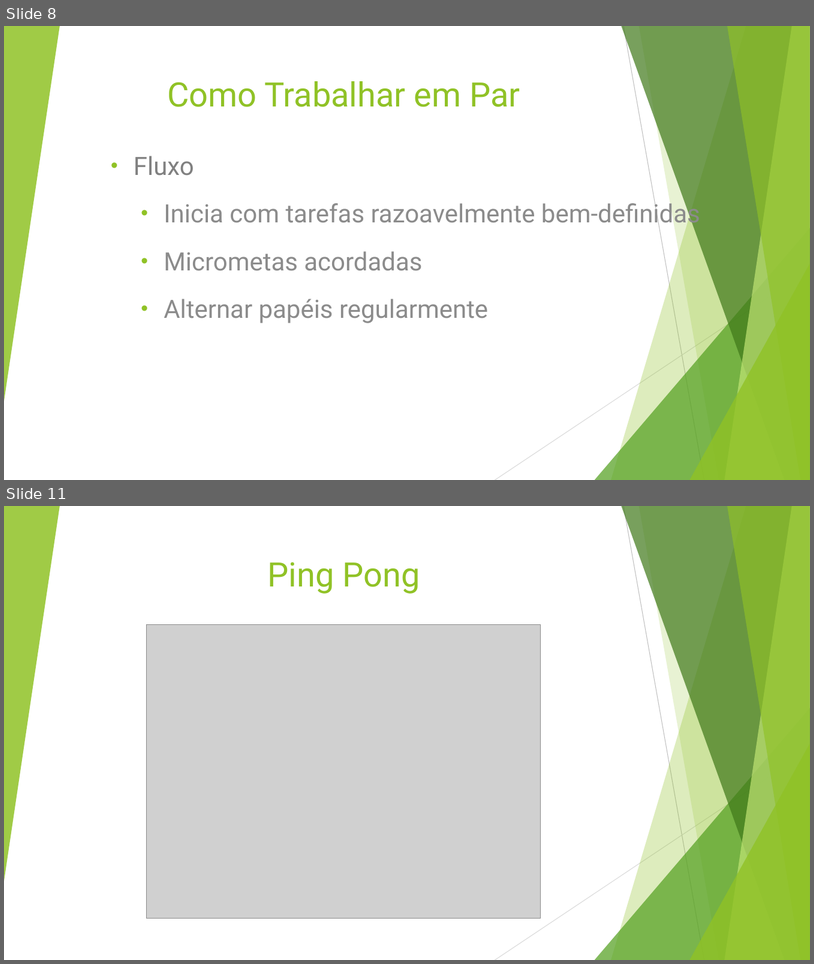
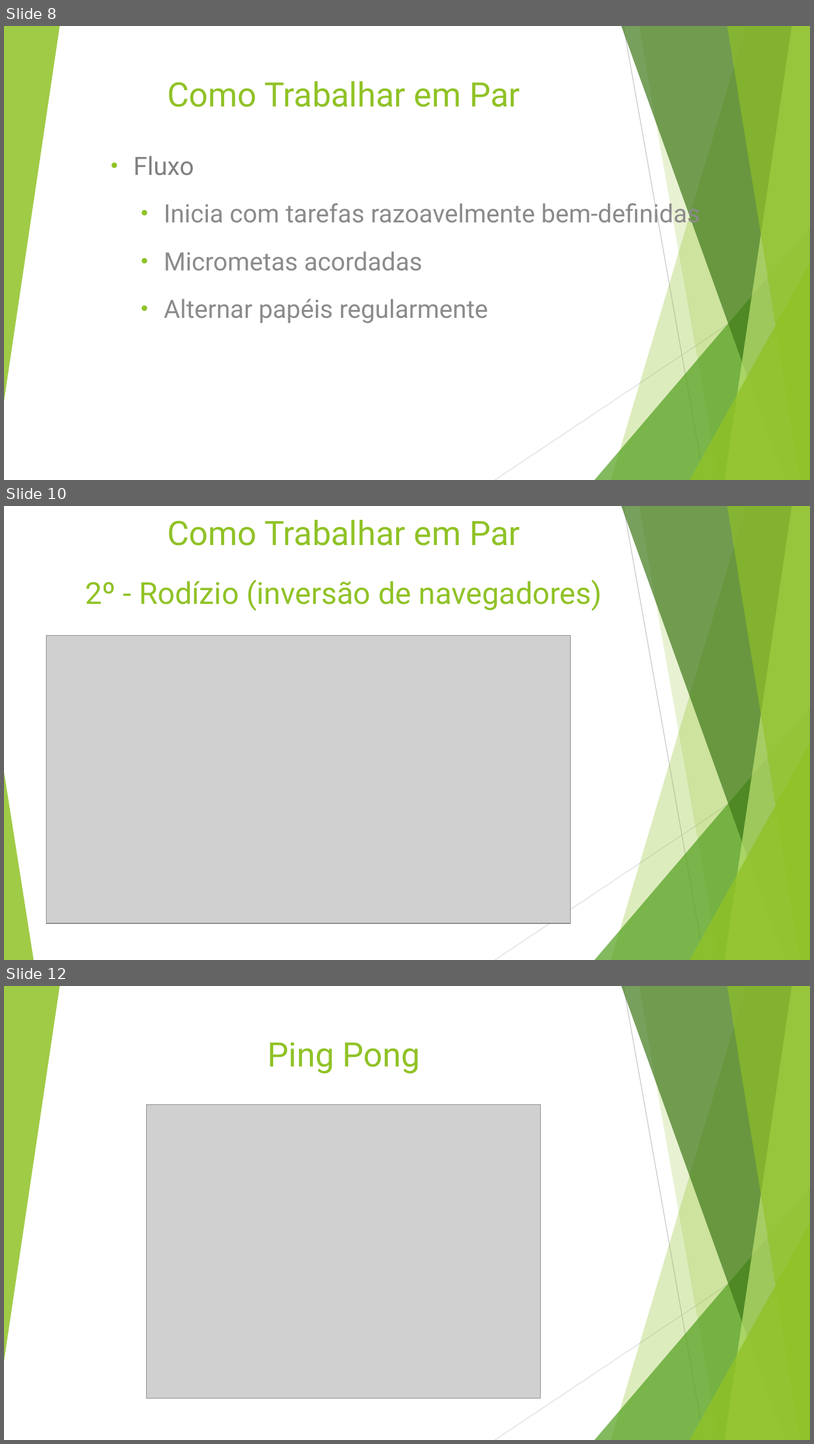
Before and after one commit to sdifiore/EngSoft, a slide deck: Programação em Par.pptx. Shown one above the other, each under a label of ours: slides 8 and 11 before the commit, slides 8, 10 and 12 after it; the slides between them are not shown. The pictures are 814x964 and 814x1444 pixels, drawn with LibreOffice and Linux fonts; fonts in the diff are those of the drawing; grey boxes stand for pictures. Boxes give left, top, right and bottom in pixels: in the first picture for what was removed or moved away, otherwise in the second. Text is boxed around its words. In the diff, an @@ line names an element or a change of style, - is before the commit and + after.

```diff
--- a/Programação em Par.pptx
+++ b/Programação em Par.pptx
@@ slide 10 added at [4, 506, 810, 960], background #FFFFFF; not listed: 9 template elements that a slide beside it also shows @@
@@ text added at [167, 520, 520, 546], 40 pt, text #90C226 @@
+Como Trabalhar em Par
@@ text added at [85, 580, 602, 611], 36 pt, text #90C226 @@
+2º - Rodízio (inversão de navegadores)
@@ picture added at [47, 636, 572, 924] @@
@@ triangle added at [4, 772, 33, 960], fill #90C226 at 85% opacity @@
@@ what was slide 11 is now slide 12 @@
```
Also in this commit, not shown: 5 slides changed, 2 other slides added, 3 slides removed.
